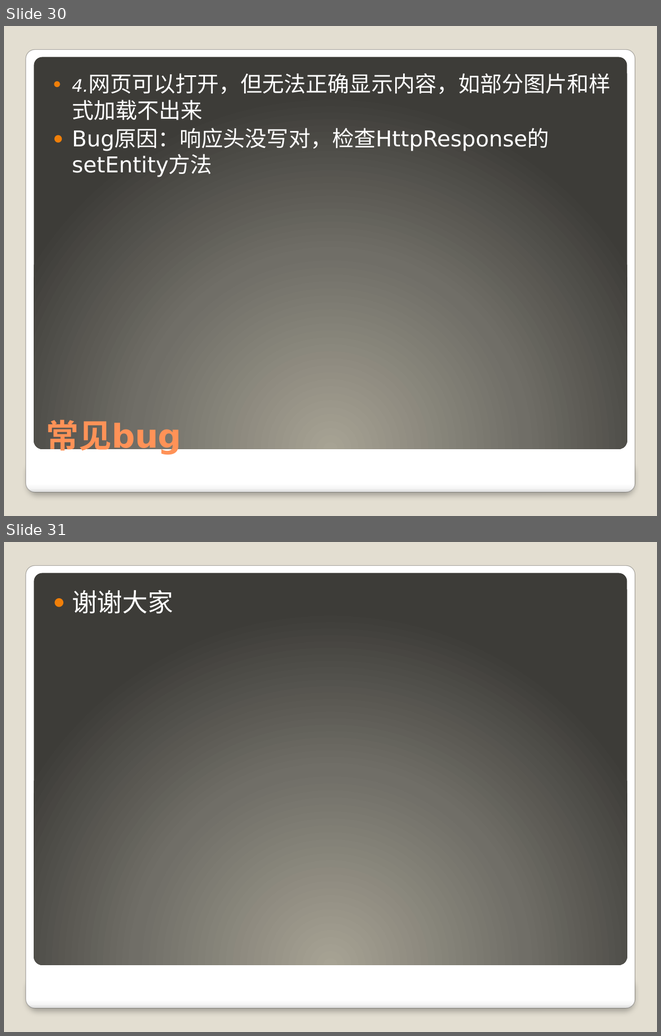
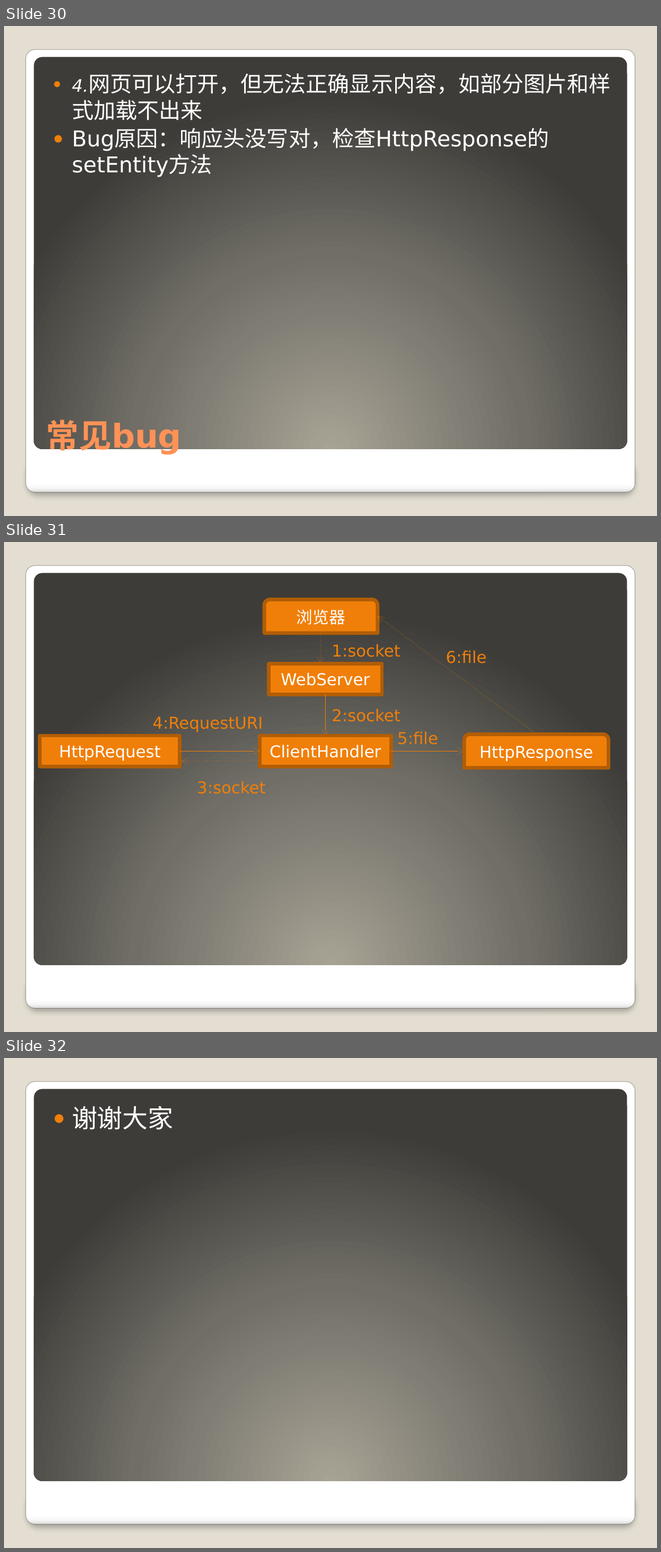
Before and after one commit to 2419931696/learngit, a slide deck: WebServer.pptx. Shown one above the other, each under a label of ours: slides 30 and 31 before the commit, slides 30, 31 and 32 after it. The pictures are 661x1036 and 661x1552 pixels, drawn with LibreOffice and Linux fonts; fonts in the diff are those of the drawing. Boxes give left, top, right and bottom in pixels: in the first picture for what was removed or moved away, otherwise in the second. Text is boxed around its words. In the diff, an @@ line names an element or a change of style, - is before the commit and + after.

Commit message:
9-7 10:16

```diff
--- a/WebServer.pptx
+++ b/WebServer.pptx
@@ slide 31 added at (4,542,657,1032), background #E3DED1; not listed: 3 template elements that a slide beside it also shows @@
@@ round same rect added at (265,599,378,633), fill #F07F09, outline #B25E07 4 pt, 18 pt, text #FFFFFF @@
+浏览器
@@ arrow added from (536, 734) to (378, 616), #F97F00 0.04 pt @@
@@ arrow added from (321, 633) to (320, 663), #F97F00 0.04 pt @@
@@ text added at (332,644,400,657), 18 pt, text #F07F09 @@
+1:socket
@@ text added at (446,650,487,663), 18 pt, text #F07F09 @@
+6:file
@@ rectangle added at (269,663,382,694), fill #F07F09, outline #B25E07 4 pt, 18 pt, text #FFFFFF @@
+WebServer
@@ arrow added from (325, 694) to (325, 735), #F97F00 0.04 pt @@
@@ text added at (152,716,263,732), 18 pt, text #F07F09 @@
+4:RequestURI
@@ text added at (332,708,400,722), 18 pt, text #F07F09 @@
+2:socket
@@ text added at (397,731,438,744), 18 pt, text #F07F09 @@
+5:file
@@ rectangle added at (40,735,179,766), fill #F07F09, outline #B25E07 4 pt, 18 pt, text #FFFFFF @@
+HttpRequest
@@ rectangle added at (260,735,391,766), fill #F07F09, outline #B25E07 4 pt, 18 pt, text #FFFFFF @@
+ClientHandler
@@ round same rect added at (465,734,609,767), fill #F07F09, outline #B25E07 4 pt, 18 pt, text #FFFFFF @@
+HttpResponse
@@ arrow added from (179, 751) to (260, 751), #F97F00 0.04 pt @@
@@ arrow added from (260, 760) to (182, 761), #F97F00 0.04 pt @@
@@ arrow added from (391, 751) to (465, 751), #F97F00 0.04 pt @@
@@ text added at (197,780,265,794), 18 pt, text #F07F09 @@
+3:socket
@@ what was slide 31 is now slide 32 @@
```
